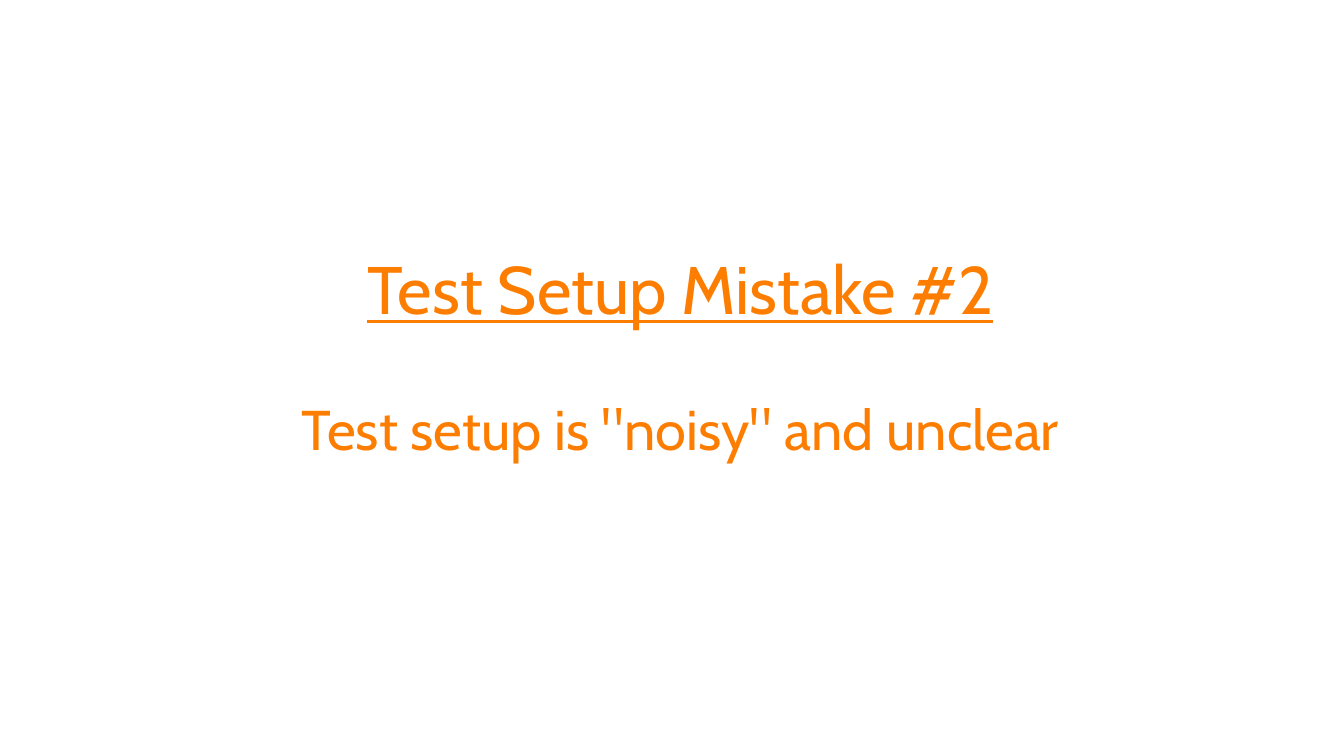
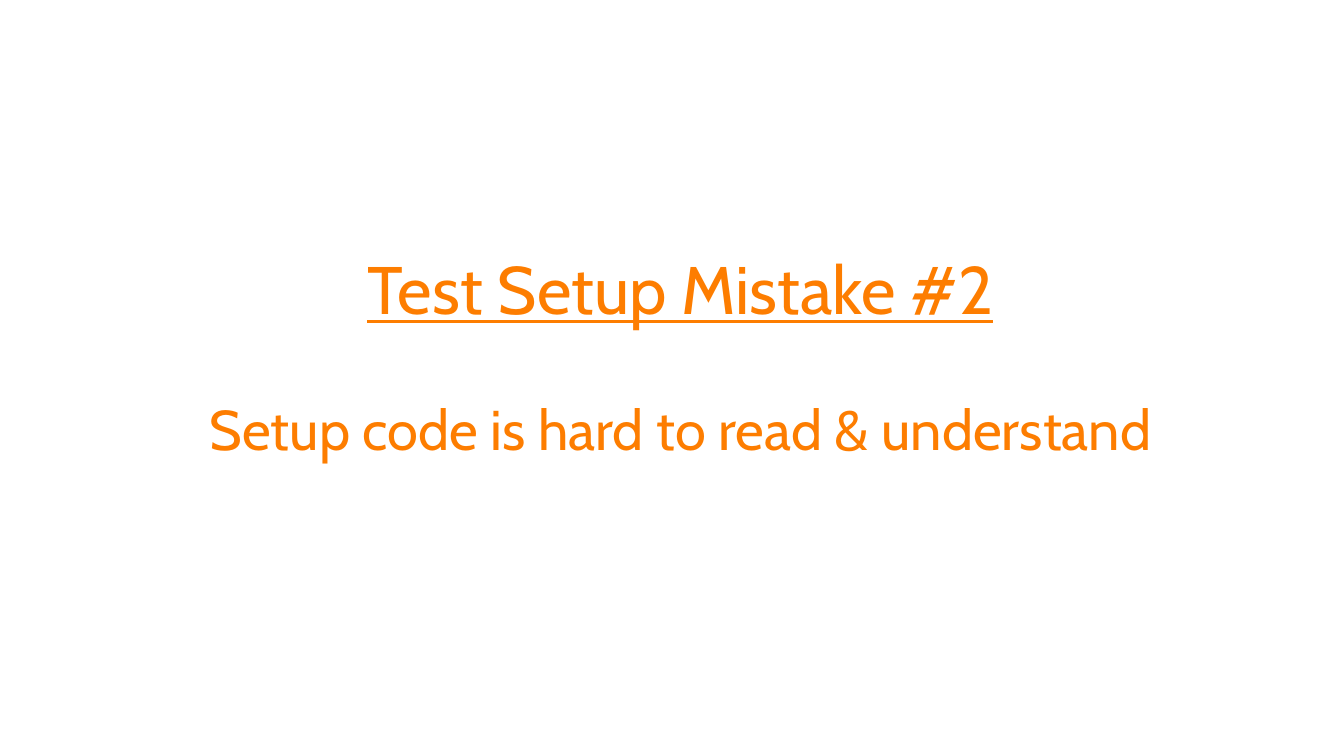
Before and after one commit to spetryjohnson/Talk-Patterns_of_Effective_Test_Setup, a slide deck: slide 36 of POETS - CodeMash 2017.pptx (slide 33 before the commit). Drawn at 1344x756 pixels with LibreOffice and Linux fonts; fonts in the diff are those of the drawing. Boxes give left, top, right and bottom in pixels: in the first picture for what was removed or moved away, otherwise in the second. Text is boxed around its words. In the diff, an @@ line names an element or a change of style, - is before the commit and + after.

```diff
--- a/POETS - CodeMash 2017.pptx
+++ b/POETS - CodeMash 2017.pptx
@@ title at box(210, 263, 1151, 462): text changed @@
-Test Setup Mistake #2
-Test setup is "noisy" and unclear
+Test Setup Mistake #2
+Setup code is hard to read & understand
```
Also in this commit, not shown: 2 other slides changed, 3 slides added, 1 other file.
